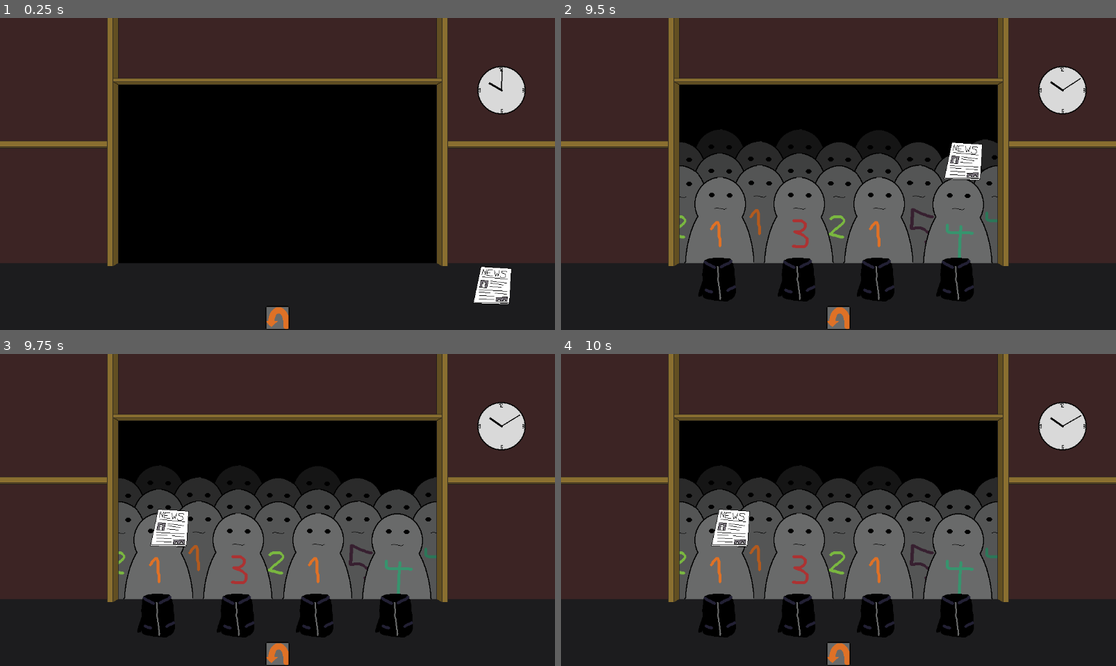
Above: before the commit, frames 1-4 (two rows, left to right).
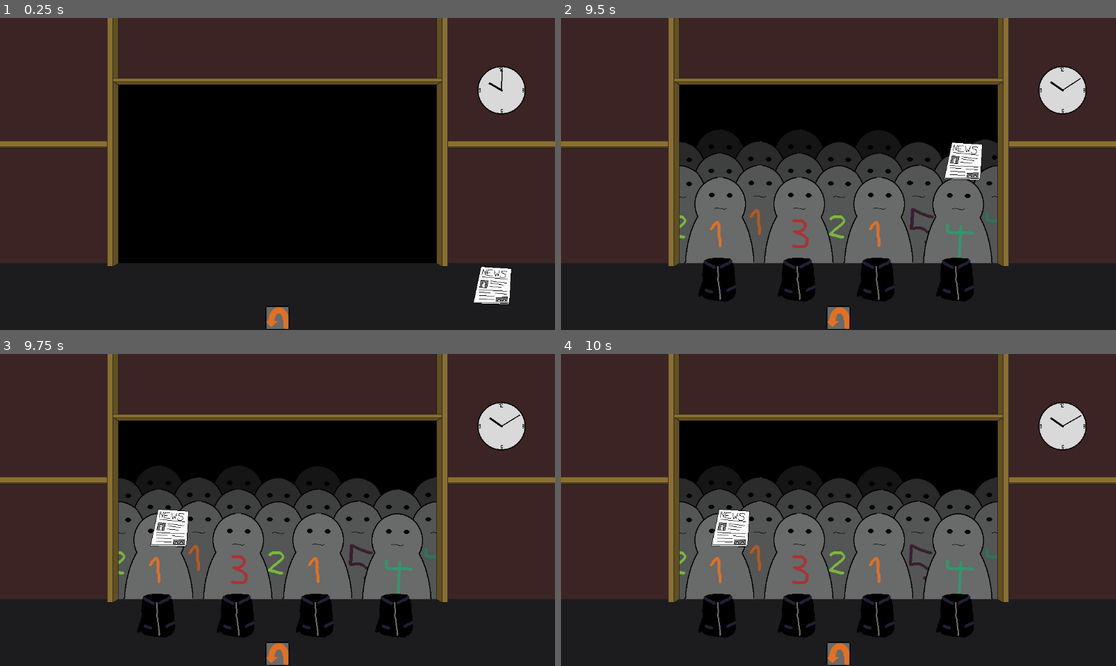
Above: after the commit, the same moments.

Repository: Reicher/cloakroom
Game: Godot game, scene res://scenes/game.tscn
Two runs of this game, one before a commit and one after it. Both use one fixed random seed, a clock stepped at 60 frames per second and the inputs below.
Inputs (mouse positions are in pixels of both pictures, inside the frame that each line leads up to):
- Up to frame 1 (0.25 s): no input
- Up to frame 2 (9.5 s): click (838, 317) at 0.5 s; click (838, 317) at 1.25 s; click (838, 317) at 2 s; tap Enter at 2.75 s; move the mouse to (683, 108) at 2.77 s; click (683, 108) at 2.92 s; move the mouse to (1049, 283) at 3.52 s; click (1049, 283) at 3.67 s; move the mouse to (721, 276) at 4.27 s; click (721, 276) at 4.42 s; move the mouse to (877, 276) at 5.02 s; click (877, 276) at 5.17 s; move the mouse to (799, 276) at 5.77 s; click (799, 276) at 5.92 s; move the mouse to (955, 276) at 6.52 s; click (955, 276) at 6.67 s; move the mouse to (960, 276) at 7.27 s; click (960, 276) at 7.42 s; move the mouse to (755, 96) at 8.02 s; click (755, 96) at 8.17 s; move the mouse to (960, 158) at 8.77 s; click (960, 158) at 8.92 s
- Up to frame 3 (9.75 s): move the mouse to (166, 525) at 9.52 s; click (166, 525) at 9.67 s
- Up to frame 4 (10 s): no input

Frames 1-3 are identical in both runs. In frame 4, 0.2% of the frame differs, in the area x 52-69%, y 39-73%.

Commit message:
a bit clean up? dirtying more? not sure

Diff:
--- a/scripts/game.gd
+++ b/scripts/game.gd
@@ -26,10 +26,7 @@
 		guest.arrival_time = randi() % 10
 		guest.leave_time = 10 + randi() % 10
 
-		counter_view.queue.add_child(guest)
-		guest.leaving_spot.connect(counter_view.queue._guest_left)
-
-		guest.going_to_queue.connect(counter_view.queue.handle_guest)
+		counter_view.queue.add_guest(guest)
 		guest.dropItem.connect(counter_view.on_guest_drop)
 
 func _on_item_dropped(item: Node2D):
--- a/scripts/guest.gd
+++ b/scripts/guest.gd
@@ -5,8 +5,8 @@
 signal dropItem(item: Node2D)
 
 # State management
-enum State { HOME, IN_LINE, WAITING_FOR_PICKUP, WAITING_FOR_DROPOFF, WAITING_FOR_TICKET, IN_CLUB }
-var state: State = State.HOME
+enum State { ARRIVING, IN_LINE, WAITING_FOR_PICKUP, WAITING_FOR_DROPOFF, WAITING_FOR_TICKET, IN_CLUB, LEAVING }
+var state: State = State.ARRIVING
 
 var belonging: Node2D
 var money: Node2D
@@ -41,7 +41,7 @@
 			money = _create_item("money.tscn", Vector2(0, 30))
 			dropItem.emit(money)
 			belonging.picked.disconnect(_set_state.bind(State.WAITING_FOR_TICKET))
-		State.HOME:
+		State.LEAVING:
 			belonging.visible = false
 			leaving_spot.emit(self)
 			_move_to(Vector2(0, position.y), 150 + (randi() % 150))
@@ -50,12 +50,17 @@
 
 func _process(delta: float) -> void:
 	time += delta
-	if state == State.HOME and time >= arrival_time:
+	if state == State.ARRIVING and time >= arrival_time:
 		going_to_queue.emit(self)
-	elif state == State.IN_CLUB and time >= leave_time:
-		going_to_queue.emit(self)
+	elif time >= leave_time:
+		if state == State.IN_CLUB:
+			going_to_queue.emit(self)
+		elif self.is_ancestor_of(belonging): # My jacket is allready on
+			_set_state(State.LEAVING)
 
 func goToQueueSpot(target_pos: Vector2, is_service_spot: bool):
+	if state == State.LEAVING:
+		return
 	_set_state(State.IN_LINE)
 	var tween = _move_to(target_pos, 150 + (randi() % 150))
 	if is_service_spot:
@@ -93,4 +98,4 @@
 		tween.finished.connect(_set_state.bind(State.IN_CLUB))
 	elif state == State.WAITING_FOR_DROPOFF and item == belonging:
 		item.move_to_parent(self)
-		_set_state(State.HOME)
+		_set_state(State.LEAVING)
--- a/scripts/queue.gd
+++ b/scripts/queue.gd
@@ -32,6 +32,11 @@
 				"position": row_start + Vector2(column_index * spot_spacing, 0)
 			})
 		rows.append(row)
+
+func add_guest(guest: Node2D) -> void:
+	add_child(guest)
+	guest.leaving_spot.connect(_guest_left)
+	guest.going_to_queue.connect(handle_guest)
 
 # Updates the modulate property of the guest based on its Y position
 func _update_guest_modulate(guest: Node2D) -> void:
